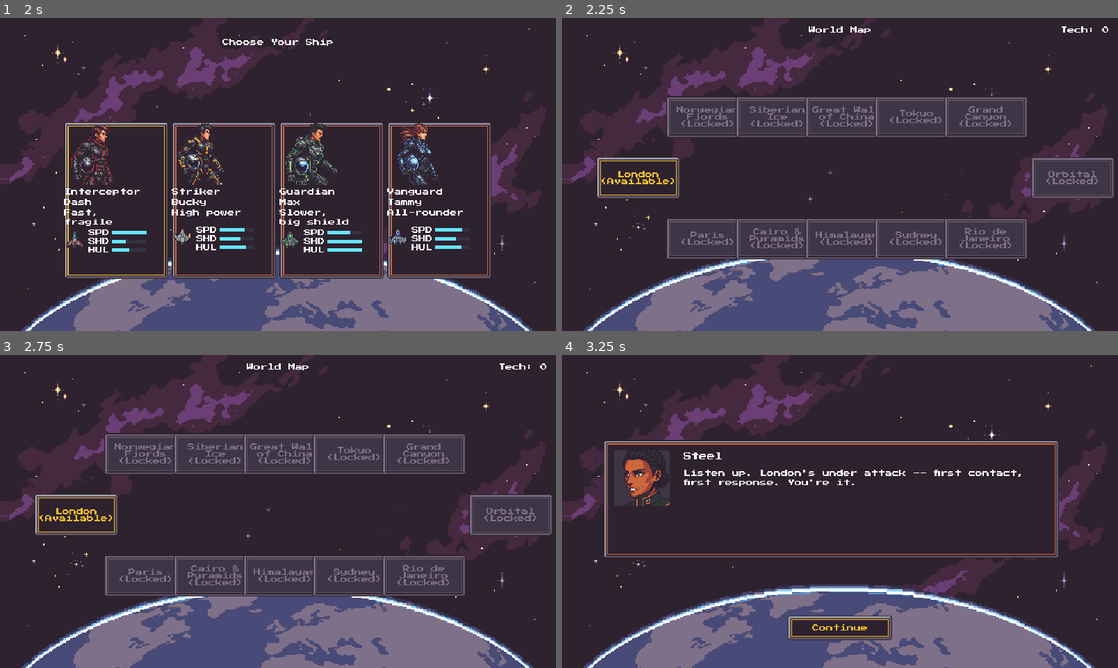
Above: before the commit, frames 1-4 (two rows, left to right).
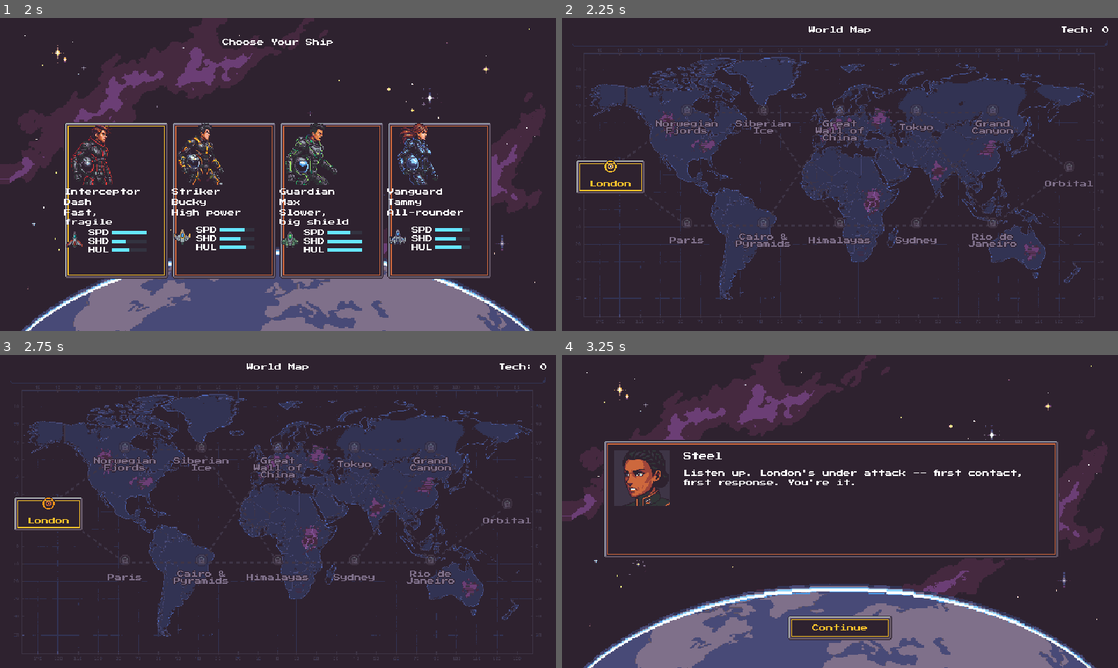
Above: after the commit, the same moments.

Repository: Funfetsunk/terra-intercept
Game: Godot game, scene res://scenes/menus/title_screen.tscn
The game is run twice, just before and just after one commit, with the same random seed, the same clock (stepped at 60 frames per second) and the same inputs.
Inputs (mouse positions are in pixels of both pictures, inside the frame that each line leads up to):
- Up to frame 1 (2 s): click "Start" at 0.5 s; click "Create" at 1.25 s
- Up to frame 2 (2.25 s): click (678, 199) at 2 s
- Up to frame 3 (2.75 s): no input
- Up to frame 4 (3.25 s): click "London (Available)" (after the commit: "London") at 2.75 s

Frame 1 is identical in both runs. In frame 2, 35% of the frame differs, in the area x 0-100%, y 3-100%; in frame 3, 35%; in frame 4, nothing differs.

Commit message:
Give the world map real art: tactical map, node icons and routes
- Background: a 640x360 tactical world map (dark continents with
  outlines, a grid and violet alien-infestation marks), generated with
  PixelLab and hand-mapped onto the palette.
- Node icons, 16x16 and hand-drawn: a green check for completed, a
  blinking gold target for available, and a padlock for locked. Map
  nodes are now flat 80x40 buttons showing an icon above the place name,
  with the state text dropped and an outline so names read on the map.
  Hover and focus use the UI frame. The layout spacing is widened so
  nodes no longer overlap.
- Routes: a new MapRoutes control draws the campaign routes between node
  icons. Lanes can switch after columns 1, 3 and 5 and run straight
  elsewhere. Open routes (from a completed node) are solid gold, and
  locked ones are dim dashes.

Map logic is unchanged: the same frontier, replay and lane-choice rules.

Co-Authored-By: Claude Opus 5.5 <noreply@anthropic.com>
Claude-Session: https://claude.ai/code/session_01H357k7vYWoZ8XVmx2UrTn5

Diff:
--- a/scenes/menus/map_node_button.gd
+++ b/scenes/menus/map_node_button.gd
@@ -3,15 +3,57 @@
 
 signal activated(node_data: Resource)
 
+enum State { LOCKED, AVAILABLE, COMPLETED }
+
+@export var icon_locked: Texture2D
+## Two frames side by side (16x16 each); the button blinks between them.
+@export var icon_available_sheet: Texture2D
+@export var icon_completed: Texture2D
+@export var blink_interval: float = 0.4
+
 var node_data: Resource
+var _state: State = State.LOCKED
+var _blink_frames: Array[Texture2D] = []
+var _blink_timer: float = 0.0
+var _blink_index: int = 0
 
-func setup(data: Resource, label_text: String, is_enabled: bool) -> void:
+func setup(data: Resource, label_text: String, state: State) -> void:
 	node_data = data
+	_state = state
 	text = label_text
+	var is_enabled: bool = state != State.LOCKED
 	disabled = not is_enabled
 	focus_mode = Control.FOCUS_ALL if is_enabled else Control.FOCUS_NONE
+	match state:
+		State.LOCKED:
+			icon = icon_locked
+		State.COMPLETED:
+			icon = icon_completed
+		State.AVAILABLE:
+			_build_blink_frames()
+			icon = _blink_frames[0] if not _blink_frames.is_empty() else null
 	if not pressed.is_connected(_on_pressed):
 		pressed.connect(_on_pressed)
 
+func _build_blink_frames() -> void:
+	_blink_frames.clear()
+	if icon_available_sheet == null:
+		return
+	var h: float = icon_available_sheet.get_height()
+	for i in range(int(icon_available_sheet.get_width() / h)):
+		var frame := AtlasTexture.new()
+		frame.atlas = icon_available_sheet
+		frame.region = Rect2(i * h, 0.0, h, h)
+		_blink_frames.append(frame)
+
+func _process(delta: float) -> void:
+	if _state != State.AVAILABLE or _blink_frames.size() < 2:
+		return
+	_blink_timer += delta
+	if _blink_timer >= blink_interval:
+		_blink_timer -= blink_interval
+		_blink_index = (_blink_index + 1) % _blink_frames.size()
+		icon = _blink_frames[_blink_index]
+
 func _on_pressed() -> void:
 	activated.emit(node_data)
--- a/scenes/menus/map_node_button.tscn
+++ b/scenes/menus/map_node_button.tscn
@@ -1,8 +1,30 @@
 [gd_scene format=3 uid="uid://gqyeapa2t6jq"]
 
 [ext_resource type="Script" uid="uid://h12vnl0fp5m6" path="res://scenes/menus/map_node_button.gd" id="1_le21q"]
+[ext_resource type="StyleBox" uid="uid://ch5eai0xle7ey" path="res://themes/button_pressed.tres" id="1_moggx"]
+[ext_resource type="StyleBox" uid="uid://dsy3kw5apphpr" path="res://themes/button_focus.tres" id="2_c0e54"]
+[ext_resource type="Texture2D" uid="uid://c6iu5pc832q24" path="res://art/sprites/ui/map/map_node_locked.png" id="4_cc6dq"]
+[ext_resource type="Texture2D" uid="uid://c7nq7l6gupp7b" path="res://art/sprites/ui/map/map_node_available.png" id="5_jv6u5"]
+[ext_resource type="Texture2D" uid="uid://cturjjge3r5rt" path="res://art/sprites/ui/map/map_node_completed.png" id="6_3i8g7"]
+
+[sub_resource type="StyleBoxEmpty" id="StyleBoxEmpty_w0ndy"]
 
 [node name="MapNodeButton" type="Button" unique_id=1241645293]
-custom_minimum_size = Vector2(96, 48)
+custom_minimum_size = Vector2(80, 40)
+offset_right = 80.0
+offset_bottom = 40.0
+theme_override_colors/font_outline_color = Color(0.18039216, 0.13333334, 0.18431373, 1)
+theme_override_constants/outline_size = 2
+theme_override_constants/h_separation = 2
+theme_override_styles/normal = SubResource("StyleBoxEmpty_w0ndy")
+theme_override_styles/pressed = ExtResource("1_moggx")
+theme_override_styles/hover = ExtResource("2_c0e54")
+theme_override_styles/disabled = SubResource("StyleBoxEmpty_w0ndy")
+theme_override_styles/focus = ExtResource("2_c0e54")
 autowrap_mode = 3
+icon_alignment = 1
+vertical_icon_alignment = 0
 script = ExtResource("1_le21q")
+icon_locked = ExtResource("4_cc6dq")
+icon_available_sheet = ExtResource("5_jv6u5")
+icon_completed = ExtResource("6_3i8g7")
--- /dev/null
+++ b/scenes/menus/map_routes.gd
@@ -0,0 +1,48 @@
+extends Control
+class_name MapRoutes
+
+## Draws the route lines between map nodes. After the columns listed in
+## lane_choice_after_columns the route can switch lanes; elsewhere a lane
+## continues straight on.
+
+@export var lane_choice_after_columns: Array[int] = [1, 3, 5]
+@export var line_width: float = 2.0
+## Route the player has flown or can fly next.
+@export var open_color: Color = Color("f9c22b")
+@export var locked_color: Color = Color("3e3546")
+## Locked routes are drawn as dashes: this many pixels on, then off.
+@export var dash_length: float = 4.0
+
+var _segments: Array[Dictionary] = []
+
+func show_routes(nodes: Array, centers: Dictionary, states: Dictionary) -> void:
+	_segments.clear()
+	for a: MapNodeData in nodes:
+		for b: MapNodeData in nodes:
+			if b.column != a.column + 1:
+				continue
+			var connected: bool = lane_choice_after_columns.has(a.column) or a.lane.is_empty() or b.lane.is_empty() or a.lane == b.lane
+			if not connected:
+				continue
+			var from_done: bool = states[a.id] == MapNodeButton.State.COMPLETED
+			var to_open: bool = states[b.id] != MapNodeButton.State.LOCKED
+			_segments.append({"from": centers[a.id], "to": centers[b.id], "open": from_done and to_open})
+	queue_redraw()
+
+func _draw() -> void:
+	# Locked routes first so open routes sit on top where they share a node.
+	for seg: Dictionary in _segments:
+		if not seg["open"]:
+			_draw_dashed(seg["from"], seg["to"])
+	for seg: Dictionary in _segments:
+		if seg["open"]:
+			draw_line(seg["from"], seg["to"], open_color, line_width)
+
+func _draw_dashed(from: Vector2, to: Vector2) -> void:
+	var length: float = from.distance_to(to)
+	var dir: Vector2 = (to - from) / length
+	var t: float = 0.0
+	while t < length:
+		var end: float = minf(t + dash_length, length)
+		draw_line((from + dir * t).round(), (from + dir * end).round(), locked_color, line_width)
+		t += dash_length * 2.0
--- a/scenes/menus/map_screen.gd
+++ b/scenes/menus/map_screen.gd
@@ -2,14 +2,18 @@
 
 const MAP_NODE_BUTTON_SCENE: PackedScene = preload("res://scenes/menus/map_node_button.tscn")
 
-const COLUMN_X: Dictionary = {1: 40, 2: 120, 3: 200, 4: 280, 5: 360, 6: 440, 7: 540}
-const NORTH_Y: float = 90.0
-const SOUTH_Y: float = 230.0
-const CENTER_Y: float = 160.0
+## Centre x of each column's node, and the lane rows' centre y (whole pixels).
+const COLUMN_X: Dictionary = {1: 56, 2: 144, 3: 232, 4: 320, 5: 408, 6: 496, 7: 584}
+const NORTH_Y: float = 118.0
+const SOUTH_Y: float = 248.0
+const CENTER_Y: float = 183.0
+## Height of a node's icon centre within its button (content margin + half a 16px icon).
+const ROUTE_ANCHOR_Y: float = 11.0
 
 @onready var _game_state: Node = get_node("/root/GameState")
 @onready var _tech_label: Label = $TechLabel
 @onready var _node_container: Control = $NodeContainer
+@onready var _routes: MapRoutes = $Routes
 @onready var _lane_choice_overlay: Control = $LaneChoiceOverlay
 @onready var _north_button: Button = $LaneChoiceOverlay/ChoiceButtons/NorthButton
 @onready var _south_button: Button = $LaneChoiceOverlay/ChoiceButtons/SouthButton
@@ -40,11 +44,12 @@
 	for child: Node in _node_container.get_children():
 		child.queue_free()
 	_frontier_button = null
+	var centers: Dictionary = {}
+	var states: Dictionary = {}
 	for map_node: MapNodeData in _game_state.all_map_nodes:
 		var is_completed: bool = _game_state.completed_missions.has(map_node.id)
 		var is_frontier: bool = map_node.column == _game_state.current_column and (map_node.lane.is_empty() or map_node.lane == _game_state.current_lane)
-		var is_enabled: bool = is_completed or is_frontier
-		var state_text: String = "Completed" if is_completed else ("Available" if is_frontier else "Locked")
+		var state: MapNodeButton.State = MapNodeButton.State.COMPLETED if is_completed else (MapNodeButton.State.AVAILABLE if is_frontier else MapNodeButton.State.LOCKED)
 		var button: MapNodeButton = MAP_NODE_BUTTON_SCENE.instantiate()
 		_node_container.add_child(button)
 		var y: float = CENTER_Y
@@ -52,11 +57,15 @@
 			y = NORTH_Y
 		elif map_node.lane == "south":
 			y = SOUTH_Y
-		button.position = Vector2(COLUMN_X[map_node.column], y)
-		button.setup(map_node, "%s\n(%s)" % [map_node.display_name, state_text], is_enabled)
+		button.setup(map_node, map_node.display_name, state)
+		button.position = (Vector2(COLUMN_X[map_node.column], y) - button.size * 0.5).round()
+		# Routes join the node icons, which sit at the top centre of each button.
+		centers[map_node.id] = button.position + Vector2(button.size.x * 0.5, ROUTE_ANCHOR_Y)
+		states[map_node.id] = state
 		button.activated.connect(_on_node_activated)
 		if is_frontier:
 			_frontier_button = button
+	_routes.show_routes(_game_state.all_map_nodes, centers, states)
 	if _frontier_button != null and not _game_state.pending_lane_choice:
 		_frontier_button.grab_focus()
 
--- a/scenes/menus/map_screen.tscn
+++ b/scenes/menus/map_screen.tscn
@@ -1,7 +1,8 @@
 [gd_scene format=3 uid="uid://cv72sqyp82hog"]
 
 [ext_resource type="Script" uid="uid://cr1ef3paxdd2i" path="res://scenes/menus/map_screen.gd" id="1_jt0h1"]
-[ext_resource type="Texture2D" uid="uid://i768lh5kdmul" path="res://art/sprites/ui/menu_background.png" id="2_sjxgi"]
+[ext_resource type="Texture2D" uid="uid://bpxmu2ojxahm4" path="res://art/sprites/ui/map/map_background.png" id="2_ttqi3"]
+[ext_resource type="Script" uid="uid://dbw7wrufouwf5" path="res://scenes/menus/map_routes.gd" id="3_ttqi3"]
 
 [node name="MapScreen" type="Control" unique_id=1241235078]
 layout_mode = 3
@@ -23,7 +24,7 @@
 offset_right = 640.0
 offset_bottom = 360.0
 mouse_filter = 2
-texture = ExtResource("2_sjxgi")
+texture = ExtResource("2_ttqi3")
 
 [node name="TitleLabel" type="Label" parent="." unique_id=1574717772]
 layout_mode = 0
@@ -41,6 +42,13 @@
 offset_bottom = 24.0
 text = "Tech: 0"
 horizontal_alignment = 2
+
+[node name="Routes" type="Control" parent="." unique_id=1311914033]
+anchors_preset = 0
+offset_right = 640.0
+offset_bottom = 360.0
+mouse_filter = 2
+script = ExtResource("3_ttqi3")
 
 [node name="NodeContainer" type="Control" parent="." unique_id=125587247]
 anchors_preset = 0
Binary file added: art/sprites/ui/map/map_background.png
Not shown, added: art/sprites/ui/map/map_background.png.import
Binary file added: art/sprites/ui/map/map_node_available.png
Not shown, added: art/sprites/ui/map/map_node_available.png.import
Binary file added: art/sprites/ui/map/map_node_completed.png
Not shown, added: art/sprites/ui/map/map_node_completed.png.import
Binary file added: art/sprites/ui/map/map_node_locked.png
Not shown, added: art/sprites/ui/map/map_node_locked.png.import
Not shown, added: scenes/menus/map_routes.gd.uid
